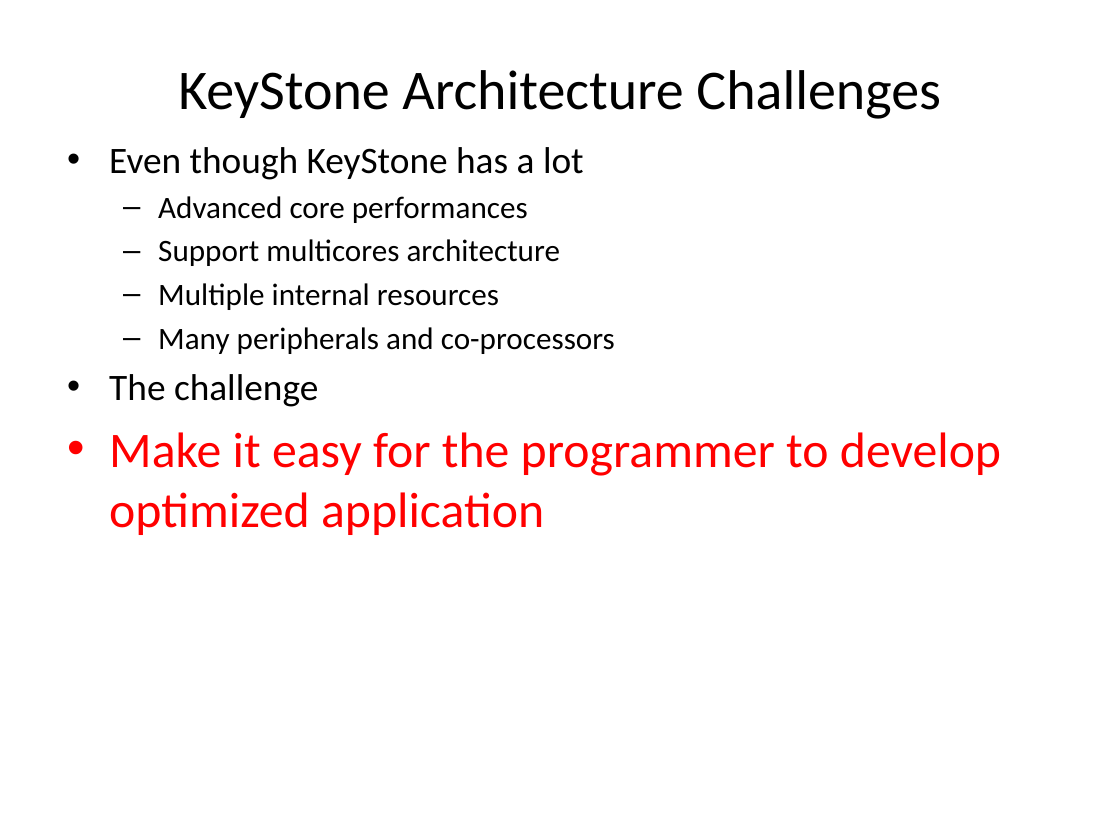
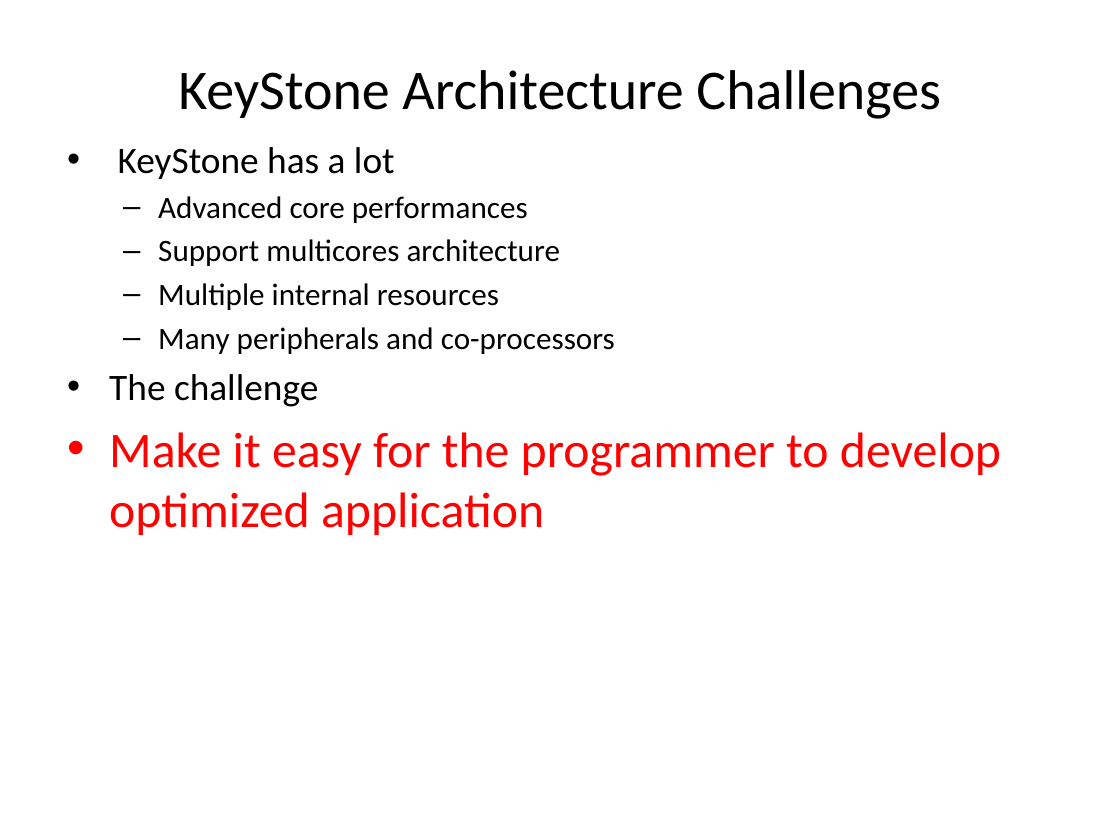
Before and after one commit to hari1989/keystone-workshop, a slide deck: slide 5 of preliminary/Introduction to KeyStone Software ECO.pptx. Drawn at 1120x840 pixels with LibreOffice and Linux fonts; fonts in the diff are those of the drawing. Boxes give left, top, right and bottom in pixels: in the first picture for what was removed or moved away, otherwise in the second. Text is boxed around its words. In the diff, an @@ line names an element or a change of style, - is before the commit and + after.

```diff
--- a/preliminary/Introduction to KeyStone Software ECO.pptx
+++ b/preliminary/Introduction to KeyStone Software ECO.pptx
@@ text at (118, 147, 395, 179): text changed @@
-• Even though KeyStone has a lot
+• KeyStone has a lot
```
Also in this commit, not shown: 4 other slides changed, 1 slide added, 2 slides removed.
